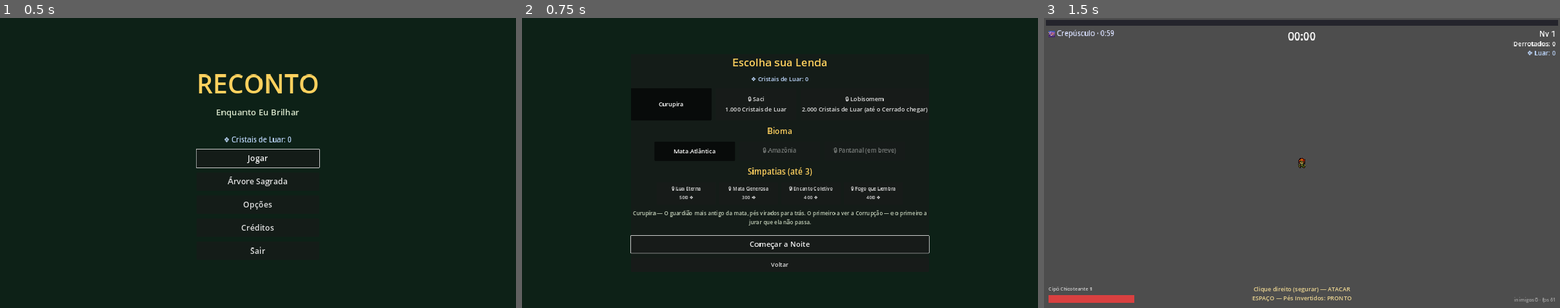
Above: before the commit, frames 1-3 (left to right).
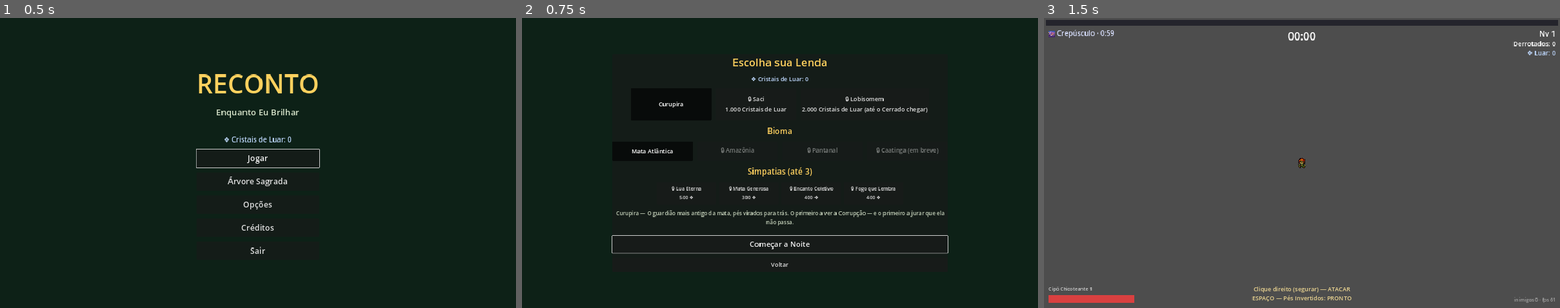
Above: after the commit, the same moments.

Repository: DevAndreNarcizo/RECONTO-While-I-Shine
Game: Godot game, scene res://scenes/Main.tscn
Two runs of this game, one before a commit and one after it. Both use one fixed random seed, a clock stepped at 60 frames per second and the inputs below.
Inputs:
- Up to frame 1 (0.5 s): no input
- Up to frame 2 (0.75 s): click "Jogar" at 0.5 s
- Up to frame 3 (1.5 s): click "Começar a Noite" at 1.25 s

Frame 1 is identical in both runs. In frame 2, 1.4% of the frame differs, in the area x 17-83%, y 44-82%; in frame 3, nothing differs.

Commit message:
feat: bioma Pantanal completo (rio que transborda, Touro Atolado e Cobra-Grande)
4 inimigos novos (Piranha zigue-zague, Carrapato, Capivara-Zumbi
tanque, Tuiuiú atirador), hazard de ALAGAMENTO: ondas periódicas
telegrafadas por linha de espuma varrem a área empurrando player e
horda. Mini-boss Touro Atolado (investidas em linha) e boss
Cobra-Grande em 3 fases (bote vertical submerso telegrafado; F2
invoca piranhas; F3 encadeia botes). Desbloqueia ao vencer a Amazônia.

Co-Authored-By: Claude Fable 5 <noreply@anthropic.com>

Diff:
--- a/game/data/balance.gd
+++ b/game/data/balance.gd
@@ -59,6 +59,15 @@
 	{"from": 0.8667, "rate": 11.0, "weights": {&"mosquito": 2.0, &"jacare": 3.0, &"sapo": 2.0, &"tatu": 2.0, &"elite": 0.6}},
 ]
 
+# --- Curva de spawn do Pantanal (docs/06 §5 — águas e manadas) ---
+const PANTANAL_SPAWN_TABLE := [
+	{"from": 0.0, "rate": 2.5, "weights": {&"piranha": 3.0, &"carrapato": 2.0}},
+	{"from": 0.2, "rate": 4.5, "weights": {&"piranha": 3.0, &"carrapato": 2.5, &"jacare": 1.5}},
+	{"from": 0.4667, "rate": 7.0, "weights": {&"piranha": 2.5, &"jacare": 2.5, &"tuiuiu": 1.5, &"capivara": 1.0}},
+	{"from": 0.6667, "rate": 9.0, "weights": {&"carrapato": 2.0, &"jacare": 2.5, &"tuiuiu": 2.0, &"capivara": 2.0, &"elite": 0.4}},
+	{"from": 0.8667, "rate": 12.0, "weights": {&"piranha": 2.5, &"jacare": 3.0, &"tuiuiu": 2.0, &"capivara": 2.5, &"elite": 0.6}},
+]
+
 # --- Biomas (docs/04 §2): visual, spawn, bosses e hazard por bioma ---
 const BIOMES := {
 	&"mata_atlantica": {
@@ -76,6 +85,15 @@
 		"miniboss": "res://scenes/enemies/MiniBossSucuri.tscn",
 		"boss": "res://scenes/enemies/BossMapinguari.tscn",
 		"rain": true,  # chuva constante: projéteis 15% mais lentos
+	},
+	&"pantanal": {
+		"name": "Pantanal",
+		"ground_a": Color(0.11, 0.15, 0.11), "ground_b": Color(0.09, 0.16, 0.14),
+		"spawn_table": PANTANAL_SPAWN_TABLE,
+		"miniboss": "res://scenes/enemies/MiniBossTouro.tscn",
+		"boss": "res://scenes/enemies/BossCobraGrande.tscn",
+		"rain": false,
+		"flood": true,  # o rio transborda em ondas que varrem e empurram
 	},
 }
 const RAIN_PROJECTILE_MULT := 0.85
--- /dev/null
+++ b/game/resources/enemies/capivara_zumbi.tres
@@ -0,0 +1,15 @@
+[gd_resource type="Resource" script_class="EnemyData" load_steps=2 format=3]
+
+[ext_resource type="Script" path="res://scripts/enemies/enemy_data.gd" id="1"]
+
+[resource]
+script = ExtResource("1")
+display_name = "Capivara-Zumbi"
+max_hp = 55.0
+contact_damage = 14.0
+move_speed = 24.0
+radius = 15.0
+color = Color(0.45, 0.35, 0.25, 1)
+xp_value = 3
+behavior = 3
+knockback_scale = 0.25
--- /dev/null
+++ b/game/resources/enemies/carrapato_gigante.tres
@@ -0,0 +1,13 @@
+[gd_resource type="Resource" script_class="EnemyData" load_steps=2 format=3]
+
+[ext_resource type="Script" path="res://scripts/enemies/enemy_data.gd" id="1"]
+
+[resource]
+script = ExtResource("1")
+display_name = "Carrapato Gigante"
+max_hp = 3.0
+contact_damage = 4.0
+move_speed = 38.0
+radius = 8.0
+color = Color(0.4, 0.28, 0.2, 1)
+xp_value = 1
--- /dev/null
+++ b/game/resources/enemies/cobra_grande.tres
@@ -0,0 +1,16 @@
+[gd_resource type="Resource" script_class="EnemyData" load_steps=2 format=3]
+
+[ext_resource type="Script" path="res://scripts/enemies/enemy_data.gd" id="1"]
+
+[resource]
+script = ExtResource("1")
+display_name = "Cobra-Grande"
+max_hp = 1800.0
+contact_damage = 20.0
+move_speed = 120.0
+radius = 26.0
+color = Color(0.15, 0.3, 0.35, 1)
+xp_value = 0
+knockback_scale = 0.0
+seed_burst = 20
+shard_burst = 14
--- /dev/null
+++ b/game/resources/enemies/piranha_voadora.tres
@@ -0,0 +1,14 @@
+[gd_resource type="Resource" script_class="EnemyData" load_steps=2 format=3]
+
+[ext_resource type="Script" path="res://scripts/enemies/enemy_data.gd" id="1"]
+
+[resource]
+script = ExtResource("1")
+display_name = "Piranha Voadora"
+max_hp = 1.0
+contact_damage = 6.0
+move_speed = 75.0
+radius = 7.0
+color = Color(0.55, 0.6, 0.7, 1)
+xp_value = 1
+behavior = 1
--- /dev/null
+++ b/game/resources/enemies/touro_atolado.tres
@@ -0,0 +1,17 @@
+[gd_resource type="Resource" script_class="EnemyData" load_steps=2 format=3]
+
+[ext_resource type="Script" path="res://scripts/enemies/enemy_data.gd" id="1"]
+
+[resource]
+script = ExtResource("1")
+display_name = "Touro Atolado"
+max_hp = 280.0
+contact_damage = 16.0
+move_speed = 34.0
+radius = 17.0
+color = Color(0.3, 0.22, 0.18, 1)
+xp_value = 12
+knockback_scale = 0.0
+seed_burst = 15
+shard_burst = 5
+drops_chest = true
--- /dev/null
+++ b/game/resources/enemies/tuiuiu_agourento.tres
@@ -0,0 +1,17 @@
+[gd_resource type="Resource" script_class="EnemyData" load_steps=2 format=3]
+
+[ext_resource type="Script" path="res://scripts/enemies/enemy_data.gd" id="1"]
+
+[resource]
+script = ExtResource("1")
+display_name = "Tuiuiú Agourento"
+max_hp = 10.0
+contact_damage = 8.0
+move_speed = 48.0
+radius = 11.0
+color = Color(0.75, 0.75, 0.7, 1)
+xp_value = 2
+behavior = 2
+shoot_interval = 2.4
+projectile_damage = 8.0
+keep_distance = 220.0
--- /dev/null
+++ b/game/scenes/enemies/BossCobraGrande.tscn
@@ -0,0 +1,17 @@
+[gd_scene load_steps=3 format=3]
+
+[ext_resource type="Script" path="res://scripts/enemies/boss_cobra_grande.gd" id="1"]
+
+[sub_resource type="CircleShape2D" id="1"]
+radius = 26.0
+
+[node name="BossCobraGrande" type="Area2D"]
+collision_layer = 2
+collision_mask = 0
+monitoring = false
+script = ExtResource("1")
+
+[node name="Sprite" type="Sprite2D" parent="."]
+
+[node name="CollisionShape2D" type="CollisionShape2D" parent="."]
+shape = SubResource("1")
--- /dev/null
+++ b/game/scenes/enemies/MiniBossTouro.tscn
@@ -0,0 +1,17 @@
+[gd_scene load_steps=3 format=3]
+
+[ext_resource type="Script" path="res://scripts/enemies/mini_boss_touro.gd" id="1"]
+
+[sub_resource type="CircleShape2D" id="1"]
+radius = 17.0
+
+[node name="MiniBossTouro" type="Area2D"]
+collision_layer = 2
+collision_mask = 0
+monitoring = false
+script = ExtResource("1")
+
+[node name="Sprite" type="Sprite2D" parent="."]
+
+[node name="CollisionShape2D" type="CollisionShape2D" parent="."]
+shape = SubResource("1")
--- a/game/scenes/world/World.tscn
+++ b/game/scenes/world/World.tscn
@@ -1,9 +1,10 @@
-[gd_scene load_steps=13 format=3]
+[gd_scene load_steps=14 format=3]
 
 [ext_resource type="Script" path="res://scripts/world/world.gd" id="1"]
 [ext_resource type="Script" path="res://scripts/world/juice_layer.gd" id="8"]
 [ext_resource type="Script" path="res://scripts/world/biome_hazard_manager.gd" id="11"]
 [ext_resource type="Script" path="res://scripts/world/rain_layer.gd" id="12"]
+[ext_resource type="Script" path="res://scripts/world/flood_waves.gd" id="13"]
 [ext_resource type="Script" path="res://scripts/world/ground_grid.gd" id="2"]
 [ext_resource type="PackedScene" path="res://scenes/player/Player.tscn" id="3"]
 [ext_resource type="PackedScene" path="res://scenes/ui/HUD.tscn" id="4"]
@@ -41,6 +42,9 @@
 visible = false
 script = ExtResource("12")
 
+[node name="Flood" type="Node2D" parent="."]
+script = ExtResource("13")
+
 [node name="LevelUpScreen" parent="." instance=ExtResource("6")]
 
 [node name="HUD" parent="." instance=ExtResource("4")]
--- a/game/scripts/autoload/enemy_spawner.gd
+++ b/game/scripts/autoload/enemy_spawner.gd
@@ -23,6 +23,11 @@
 	&"mosquito": preload("res://resources/enemies/mosquito_praga.tres"),
 	&"jacare": preload("res://resources/enemies/jacare_acu.tres"),
 	&"tatu": preload("res://resources/enemies/tatu_canastra.tres"),
+	# Pantanal
+	&"piranha": preload("res://resources/enemies/piranha_voadora.tres"),
+	&"carrapato": preload("res://resources/enemies/carrapato_gigante.tres"),
+	&"capivara": preload("res://resources/enemies/capivara_zumbi.tres"),
+	&"tuiuiu": preload("res://resources/enemies/tuiuiu_agourento.tres"),
 }
 
 var spawn_table: Array = Balance.MATA_SPAWN_TABLE
--- /dev/null
+++ b/game/scripts/enemies/boss_cobra_grande.gd
@@ -0,0 +1,95 @@
+class_name BossCobraGrande
+extends Enemy
+## Boss do Pantanal — COBRA-GRANDE (docs/06 §6).
+## F1: submersa (só a marola), bote VERTICAL telegrafado onde você está.
+## F2 (≤60%): cada bote invoca piranhas.
+## F3 (≤25%): botes encadeados mais rápidos.
+## Derrotá-la = vitória do bioma.
+
+const DATA := preload("res://resources/enemies/cobra_grande.tres")
+const SUBMERGE_TIME := 2.6
+const TELEGRAPH_TIME := 0.9
+const STRIKE_RADIUS := 64.0
+const STRIKE_DAMAGE := 16.0
+const SURFACE_TIME := 1.6
+
+enum State { SUBMERGED, TELEGRAPH, SURFACED }
+
+var player: Player
+
+var _state := State.SUBMERGED
+var _t := SUBMERGE_TIME
+var _mark := Vector2.ZERO
+var _phase := 1
+
+func _ready() -> void:
+	setup(DATA, global_position)
+	_submerge()
+
+func take_damage(amount: float, from := Vector2.INF) -> void:
+	super(amount, from)
+	if hp <= 0.0:
+		return
+	if _phase == 1 and hp <= data.max_hp * 0.6:
+		_phase = 2
+		EventBus.screen_shake.emit(6.0)
+	elif _phase == 2 and hp <= data.max_hp * 0.25:
+		_phase = 3
+		EventBus.screen_shake.emit(9.0)
+
+func die() -> void:
+	EventBus.enemy_killed.emit(self)
+	EventBus.screen_shake.emit(10.0)
+	EventBus.boss_defeated.emit()  # vitória do bioma
+	queue_free()
+
+func _submerge() -> void:
+	_state = State.SUBMERGED
+	_t = SUBMERGE_TIME / (1.6 if _phase == 3 else 1.0)
+	modulate.a = 0.3
+	set_deferred("monitorable", false)  # sob a água: intocável, siga a marola
+	queue_redraw()
+
+func _physics_process(delta: float) -> void:
+	if player == null:
+		return
+	_t -= delta
+	match _state:
+		State.SUBMERGED:
+			var to_player := player.global_position - global_position
+			set_move_dir(to_player)
+			global_position += to_player.normalized() * speed * delta
+			if _t <= 0.0:
+				_mark = player.global_position  # o bote sobe AQUI
+				_state = State.TELEGRAPH
+				_t = TELEGRAPH_TIME / (1.5 if _phase == 3 else 1.0)
+				queue_redraw()
+		State.TELEGRAPH:
+			queue_redraw()
+			if _t <= 0.0:
+				_strike()
+		State.SURFACED:
+			if _t <= 0.0:
+				_submerge()
+
+func _strike() -> void:
+	global_position = _mark
+	modulate.a = 1.0
+	set_deferred("monitorable", true)
+	EventBus.screen_shake.emit(5.0)
+	if player.global_position.distance_to(_mark) < STRIKE_RADIUS:
+		player.take_damage(STRIKE_DAMAGE)
+	if _phase >= 2:
+		EnemySpawner.spawn_burst(&"piranha", 5)  # as águas fervem
+	_state = State.SURFACED
+	_t = SURFACE_TIME / (1.4 if _phase == 3 else 1.0)
+	queue_redraw()
+
+func _draw() -> void:
+	super()
+	if _state == State.SUBMERGED:
+		draw_arc(Vector2.ZERO, data.radius + 8.0, 0, TAU, 18, Color(0.5, 0.7, 0.8, 0.6), 3.0)
+	elif _state == State.TELEGRAPH:
+		var local_mark := to_local(_mark)
+		draw_circle(local_mark, STRIKE_RADIUS, Color(0.2, 0.4, 0.7, 0.3))
+		draw_arc(local_mark, STRIKE_RADIUS, 0, TAU, 24, Color(0.4, 0.8, 1.0, 0.9), 3.0)
--- /dev/null
+++ b/game/scripts/enemies/mini_boss_touro.gd
@@ -0,0 +1,62 @@
+class_name MiniBossTouro
+extends Enemy
+## Mini-boss do Pantanal — TOURO ATOLADO (docs/06 §5): investidas em linha
+## reta telegrafadas que atravessam a arena. Dropa Baú de Luz (bursts do data).
+
+const DATA := preload("res://resources/enemies/touro_atolado.tres")
+const TELEGRAPH_TIME := 0.8
+const CHARGE_SPEED := 460.0
+const CHARGE_DIST := 520.0
+const REST_TIME := 1.6
+
+enum State { CHASE, TELEGRAPH, CHARGE, REST }
+
+var player: Player
+
+var _state := State.CHASE
+var _t := 2.0
+var _charge_target := Vector2.ZERO
+
+func _ready() -> void:
+	setup(DATA, global_position)
+
+func _physics_process(delta: float) -> void:
+	if player == null:
+		return
+	var to_player := player.global_position - global_position
+	_t -= delta
+	match _state:
+		State.CHASE:
+			set_move_dir(to_player)
+			global_position += to_player.normalized() * speed * delta
+			if _t <= 0.0 and to_player.length() < 420.0:
+				_charge_target = global_position + to_player.normalized() * CHARGE_DIST
+				_state = State.TELEGRAPH
+				_t = TELEGRAPH_TIME
+				queue_redraw()
+		State.TELEGRAPH:
+			queue_redraw()
+			if _t <= 0.0:
+				_state = State.CHARGE
+				EventBus.screen_shake.emit(3.0)
+		State.CHARGE:
+			set_move_dir(_charge_target - global_position)
+			global_position = global_position.move_toward(_charge_target, CHARGE_SPEED * delta)
+			if global_position.distance_squared_to(_charge_target) < 64.0:
+				_state = State.REST
+				_t = REST_TIME
+				queue_redraw()
+		State.REST:
+			if _t <= 0.0:
+				_state = State.CHASE
+				_t = 1.2
+
+func die() -> void:
+	EventBus.enemy_killed.emit(self)  # PickupPool solta o baú
+	EventBus.screen_shake.emit(5.0)
+	queue_free()
+
+func _draw() -> void:
+	super()
+	if _state == State.TELEGRAPH:
+		draw_line(Vector2.ZERO, to_local(_charge_target), Color(1, 0.3, 0.2, 0.7), 5.0)
--- a/game/scripts/ui/legend_select.gd
+++ b/game/scripts/ui/legend_select.gd
@@ -12,7 +12,8 @@
 const BIOMES := [
 	{"id": &"mata_atlantica", "name": "Mata Atlântica", "playable": true, "requires": &""},
 	{"id": &"amazonia", "name": "Amazônia", "playable": true, "requires": &"mata_atlantica"},
-	{"id": &"pantanal", "name": "Pantanal (em breve)", "playable": false, "requires": &"amazonia"},
+	{"id": &"pantanal", "name": "Pantanal", "playable": true, "requires": &"amazonia"},
+	{"id": &"caatinga", "name": "Caatinga (em breve)", "playable": false, "requires": &"pantanal"},
 ]
 
 var _sel_legend: LegendData
--- /dev/null
+++ b/game/scripts/world/flood_waves.gd
@@ -0,0 +1,84 @@
+class_name FloodWaves
+extends Node2D
+## Hazard do Pantanal — o rio TRANSBORDA: ondas periódicas varrem a área
+## empurrando player e inimigos. Telegrafada por uma linha de espuma.
+
+const INTERVAL := 40.0
+const TELEGRAPH_TIME := 2.0
+const WAVE_SPEED := 260.0
+const WAVE_WIDTH := 90.0
+const WAVE_REACH := 640.0   # meia altura da faixa varrida
+const TRAVEL := 1500.0
+const PUSH_PLAYER := 520.0
+const PUSH_ENEMY := 300.0
+
+enum State { IDLE, TELEGRAPH, WAVE }
+
+var player: Player
+
+var _state := State.IDLE
+var _t := INTERVAL * 0.5  # primeira onda mais cedo
+var _dir := Vector2.RIGHT
+var _origin := Vector2.ZERO
+var _travelled := 0.0
+
+func _physics_process(delta: float) -> void:
+	if player == null:
+		return
+	_t -= delta
+	match _state:
+		State.IDLE:
+			if _t <= 0.0:
+				_dir = Vector2.RIGHT if randf() < 0.5 else Vector2.LEFT
+				_origin = player.global_position - _dir * 700.0
+				_state = State.TELEGRAPH
+				_t = TELEGRAPH_TIME
+				queue_redraw()
+		State.TELEGRAPH:
+			queue_redraw()
+			if _t <= 0.0:
+				_state = State.WAVE
+				_travelled = 0.0
+				EventBus.screen_shake.emit(3.0)
+		State.WAVE:
+			_travelled += WAVE_SPEED * delta
+			_push_entities()
+			queue_redraw()
+			if _travelled >= TRAVEL:
+				_state = State.IDLE
+				_t = INTERVAL
+				queue_redraw()
+
+func _wave_pos() -> Vector2:
+	return _origin + _dir * _travelled
+
+func _push_entities() -> void:
+	var wave := _wave_pos()
+	# player: empurrão contínuo enquanto está na faixa da onda
+	var d := (player.global_position - wave).dot(_dir)
+	if absf(d) < WAVE_WIDTH and absf((player.global_position - wave).dot(_dir.orthogonal())) < WAVE_REACH:
+		player.external_push = _dir * PUSH_PLAYER
+	for e in EnemySpawner.active_enemies():
+		var ed := (e.global_position - wave).dot(_dir)
+		if absf(ed) < WAVE_WIDTH:
+			e.knockback = _dir * PUSH_ENEMY
+
+func _draw() -> void:
+	if player == null or _state == State.IDLE:
+		return
+	if _state == State.TELEGRAPH:
+		# linha de espuma na origem: a onda vem DALI
+		var base := to_local(_origin)
+		var side := _dir.orthogonal() * WAVE_REACH
+		var blink := 0.4 + 0.3 * sin(_t * 12.0)
+		draw_line(base - side, base + side, Color(0.6, 0.8, 1.0, blink), 5.0)
+		return
+	# a onda em si: faixa d'água
+	var wave := to_local(_wave_pos())
+	var across := _dir.orthogonal() * WAVE_REACH
+	var along := _dir * WAVE_WIDTH * 0.5
+	draw_colored_polygon(PackedVector2Array([
+		wave - across - along, wave + across - along,
+		wave + across + along, wave - across + along,
+	]), Color(0.35, 0.55, 0.8, 0.4))
+	draw_line(wave - across + along, wave + across + along, Color(0.85, 0.95, 1.0, 0.8), 4.0)
--- a/game/scripts/world/world.gd
+++ b/game/scripts/world/world.gd
@@ -23,6 +23,10 @@
 	$Rain.set_process(biome["rain"])
 	$Rain.target = player
 	GameState.projectile_env_mult = Balance.RAIN_PROJECTILE_MULT if biome["rain"] else 1.0
+	var flood: bool = biome.get("flood", false)
+	$Flood.set_physics_process(flood)
+	$Flood.visible = flood
+	$Flood.player = player
 
 	EnemySpawner.start(player, $Enemies, biome["spawn_table"])
 	$HUD.player = player
